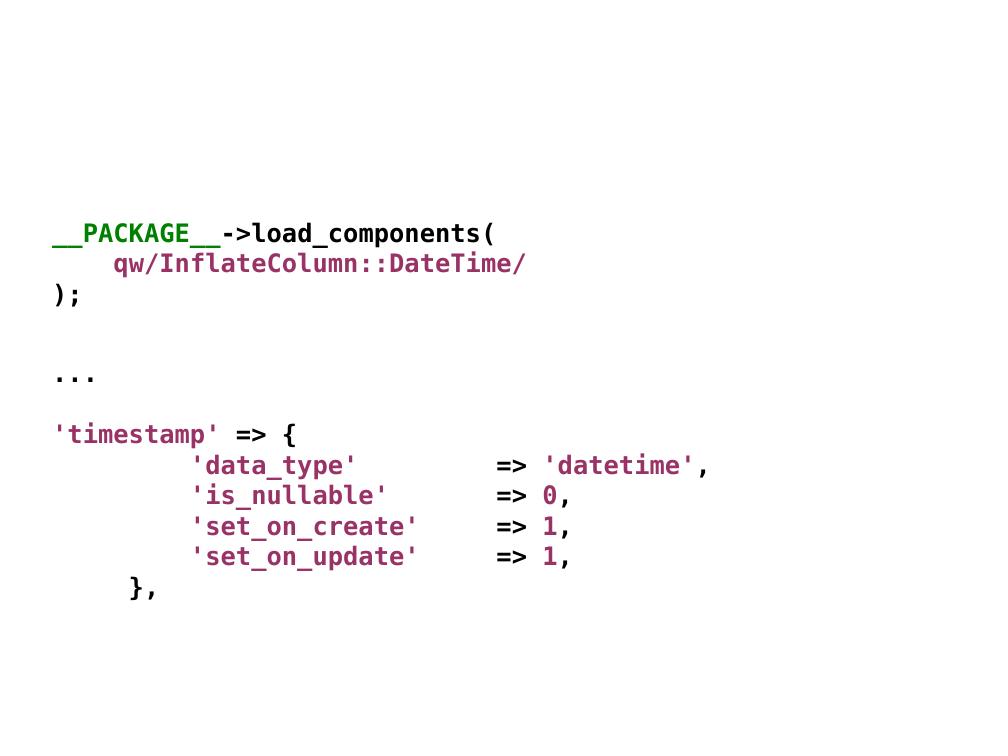
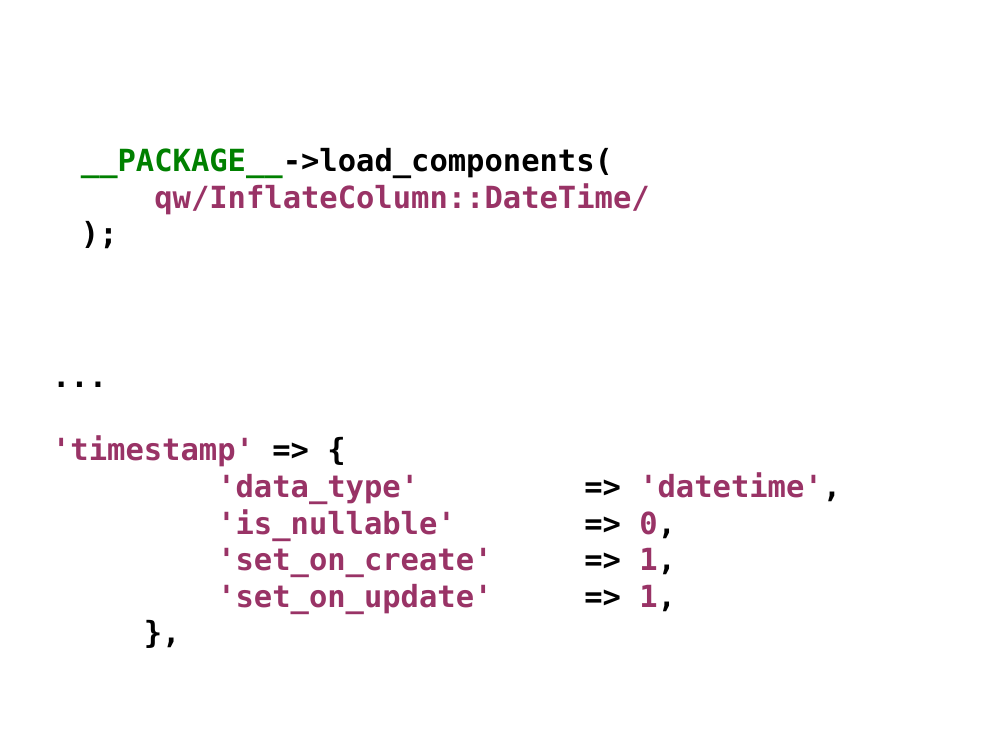
Before and after one commit to erezschatz/Presentation, a slide deck: slide 17 of dbix-class.odp. Drawn at 1008x756 pixels with LibreOffice and Linux fonts; fonts in the diff are those of the drawing. Boxes give left, top, right and bottom in pixels: in the first picture for what was removed or moved away, otherwise in the second. Text is boxed around its words. In the diff, an @@ line names an element or a change of style, - is before the commit and + after.

Commit message:
oops on the data_type, more slides

```diff
--- a/dbix-class.odp
+++ b/dbix-class.odp
@@ text "__PACKAGE__->load_components(" at (81, 147, 649, 214): size 20 to 24 pt @@
@@ text "__PACKAGE__->load_components(": place and size @@
-text "__PACKAGE__->load_components(" at (52, 222, 526, 278)
+text "__PACKAGE__->load_components(" at (81, 147, 649, 214)
@@ text "..." at (52, 436, 676, 613): size 20 to 24 pt @@
```
Also in this commit, not shown: 4 slides added, 2 other files.
